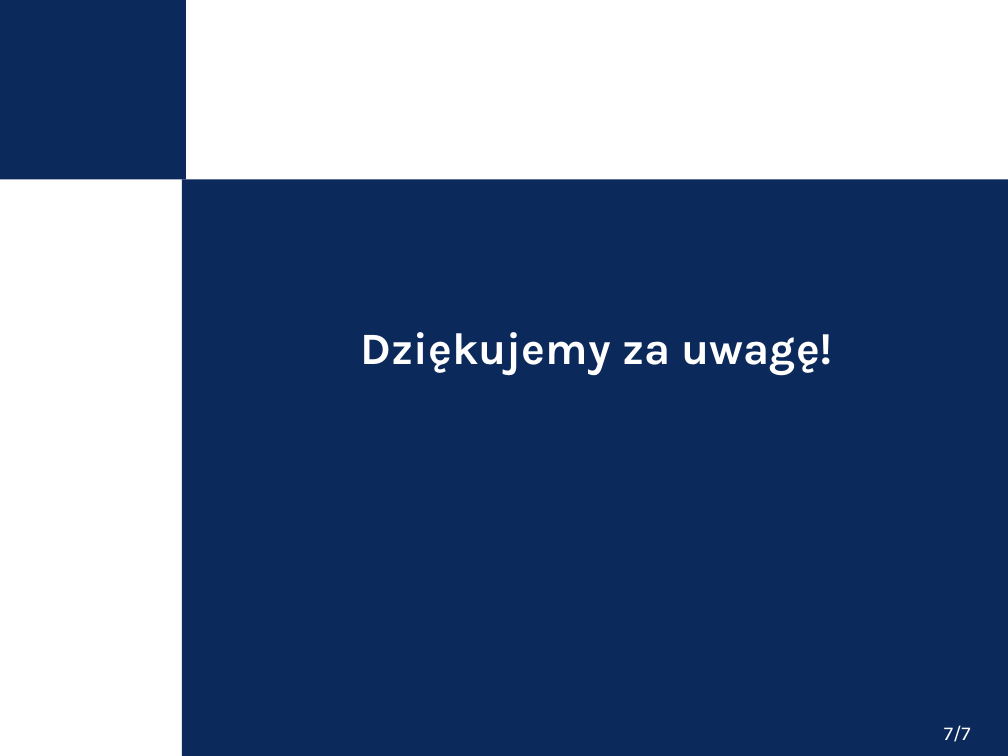
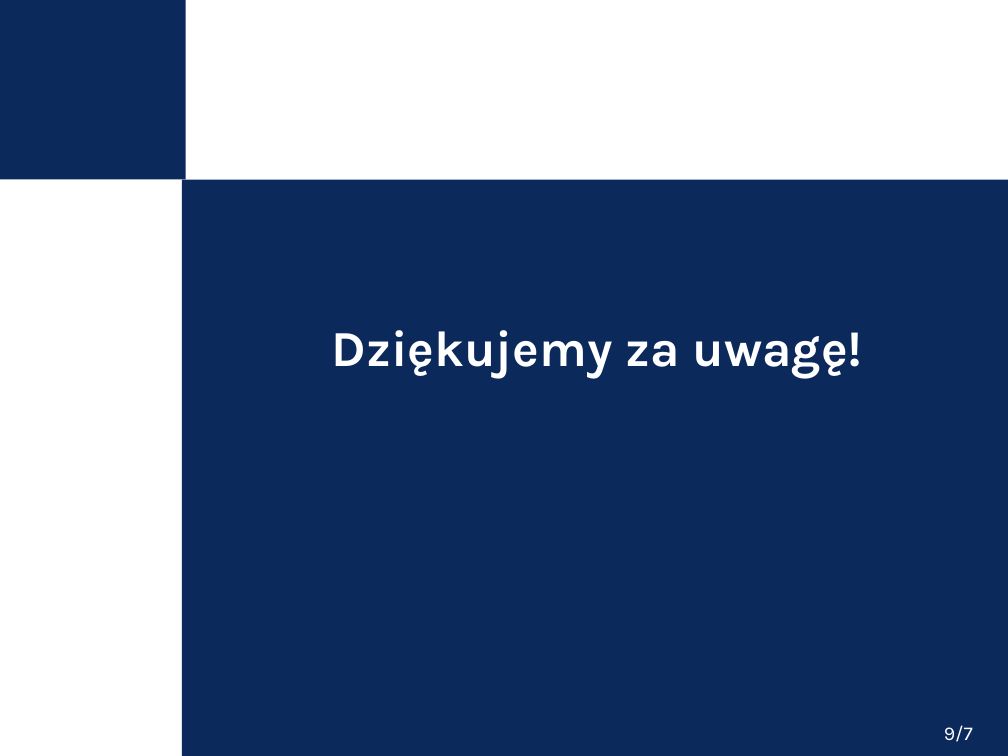
Before and after one commit to nokia-wroclaw/innovativeprojects-healthiness-of-data, a slide deck: slide 9 of KPZ_demo_prezentacja.pptx (slide 7 before the commit). Drawn at 1008x756 pixels with LibreOffice and Linux fonts; fonts in the diff are those of the drawing; background and template pictures are left out. Boxes give left, top, right and bottom in pixels: in the first picture for what was removed or moved away, otherwise in the second. Text is boxed around its words. In the diff, an @@ line names an element or a change of style, - is before the commit and + after.

```diff
--- a/KPZ_demo_prezentacja.pptx
+++ b/KPZ_demo_prezentacja.pptx
@@ text "Dziękujemy za uwagę!" at [332,330,863,378]: size 32 to 36 pt @@
@@ page number at [944,725,973,742]: text changed @@
-7/7
+9/7
```
Also in this commit, not shown: 1 other slide changed, 7 slides added, 5 slides removed.
